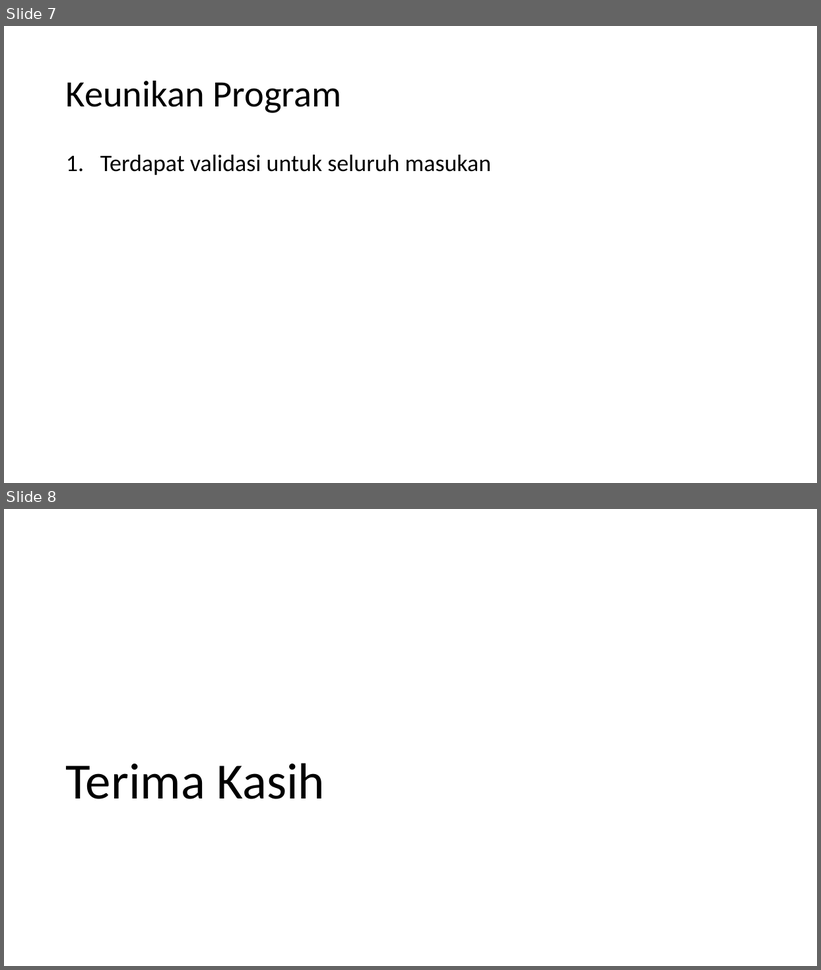
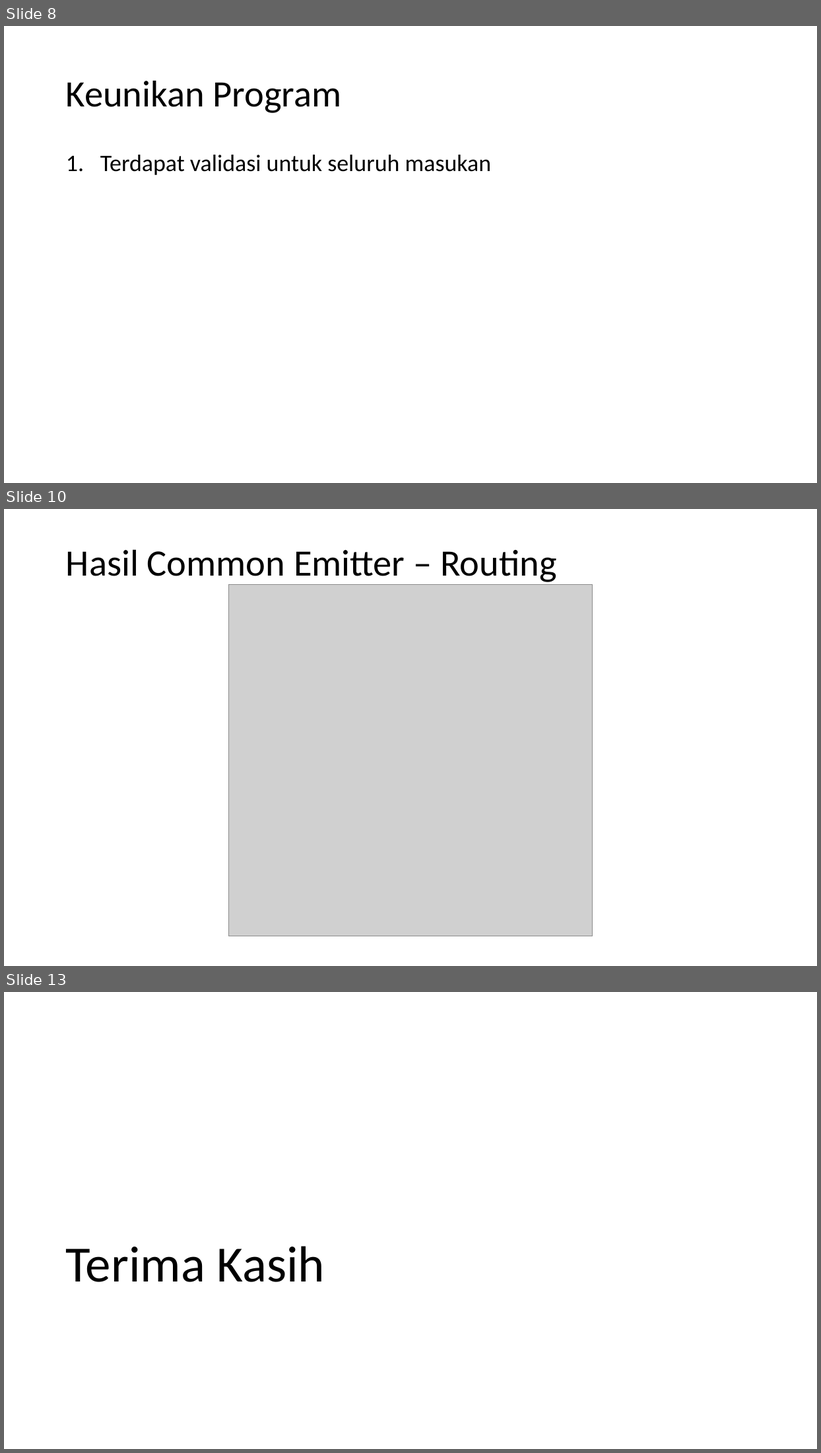
Before and after one commit to Kyunianti19/Tubes_PPMC, a slide deck: Presentasi Tugas Besar PPMC.pptx. Shown one above the other, each under a label of ours: slides 7 and 8 before the commit, slides 8, 10 and 13 after it; the slides between them are not shown. The pictures are 821x970 and 821x1453 pixels, drawn with LibreOffice and Linux fonts; fonts in the diff are those of the drawing; grey boxes stand for pictures. Boxes give left, top, right and bottom in pixels: in the first picture for what was removed or moved away, otherwise in the second. Text is boxed around its words. In the diff, an @@ line names an element or a change of style, - is before the commit and + after.

Commit message:
Hasil Demo/presentasi

```diff
--- a/Presentasi Tugas Besar PPMC.pptx
+++ b/Presentasi Tugas Besar PPMC.pptx
@@ slide 10 added at <box>4,509,817,966</box>, background #FFFFFF @@
@@ title added at <box>66,549,557,585</box>, 44 pt, text #000000 @@
+Hasil Common Emitter – Routing
@@ picture added at <box>228,585,593,937</box> @@
@@ what was slide 7 is now slide 8 @@
@@ what was slide 8 is now slide 13 @@
```
Also in this commit, not shown: 12 slides changed, 4 other slides added, 10 other files.
